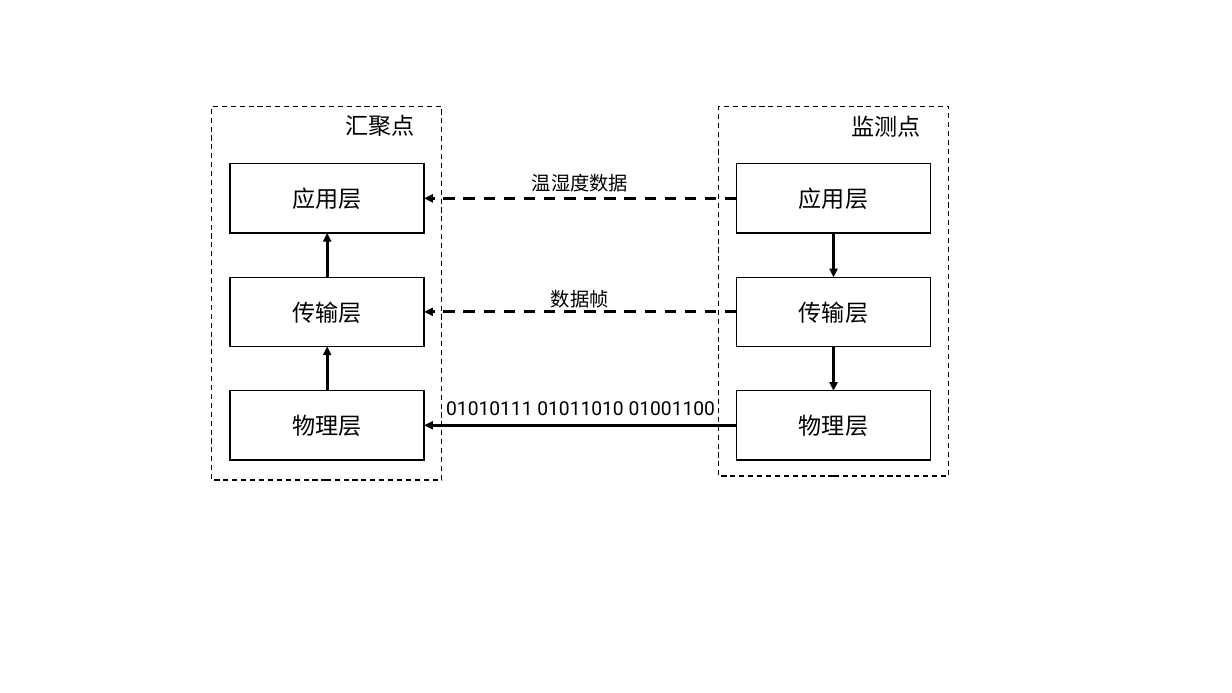
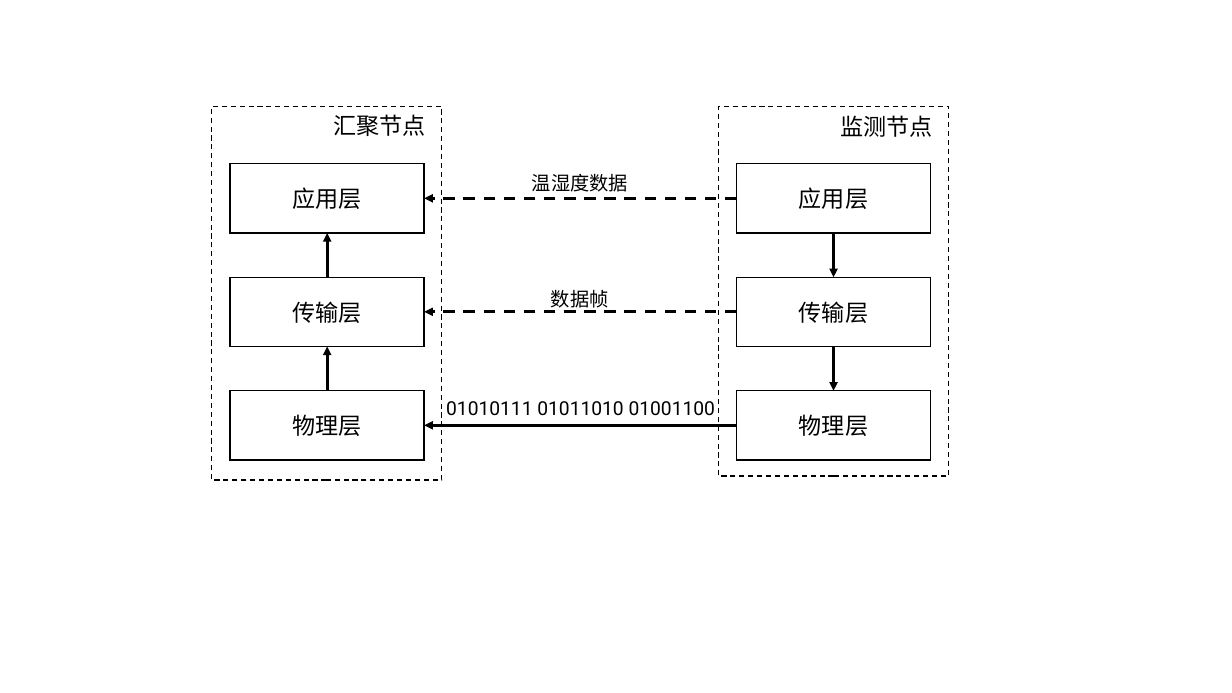
Before and after one commit to wangzilinn/Graduation_project, a slide deck: slide 4 of Doc/毕业论文/Img/框图.pptx (slide 3 before the commit). Drawn at 1232x693 pixels with LibreOffice and Linux fonts; fonts in the diff are those of the drawing. Boxes give left, top, right and bottom in pixels: in the first picture for what was removed or moved away, otherwise in the second. Text is boxed around its words. In the diff, an @@ line names an element or a change of style, - is before the commit and + after.

```diff
--- a/Doc/毕业论文/Img/框图.pptx
+++ b/Doc/毕业论文/Img/框图.pptx
@@ text at [334, 114, 426, 136]: text changed @@
-汇聚点
+汇聚节点
@@ text at [840, 115, 932, 137]: text changed @@
-监测点
+监测节点
```
Also in this commit, not shown: 1 other slide changed, 1 slide added, 1 other file.
